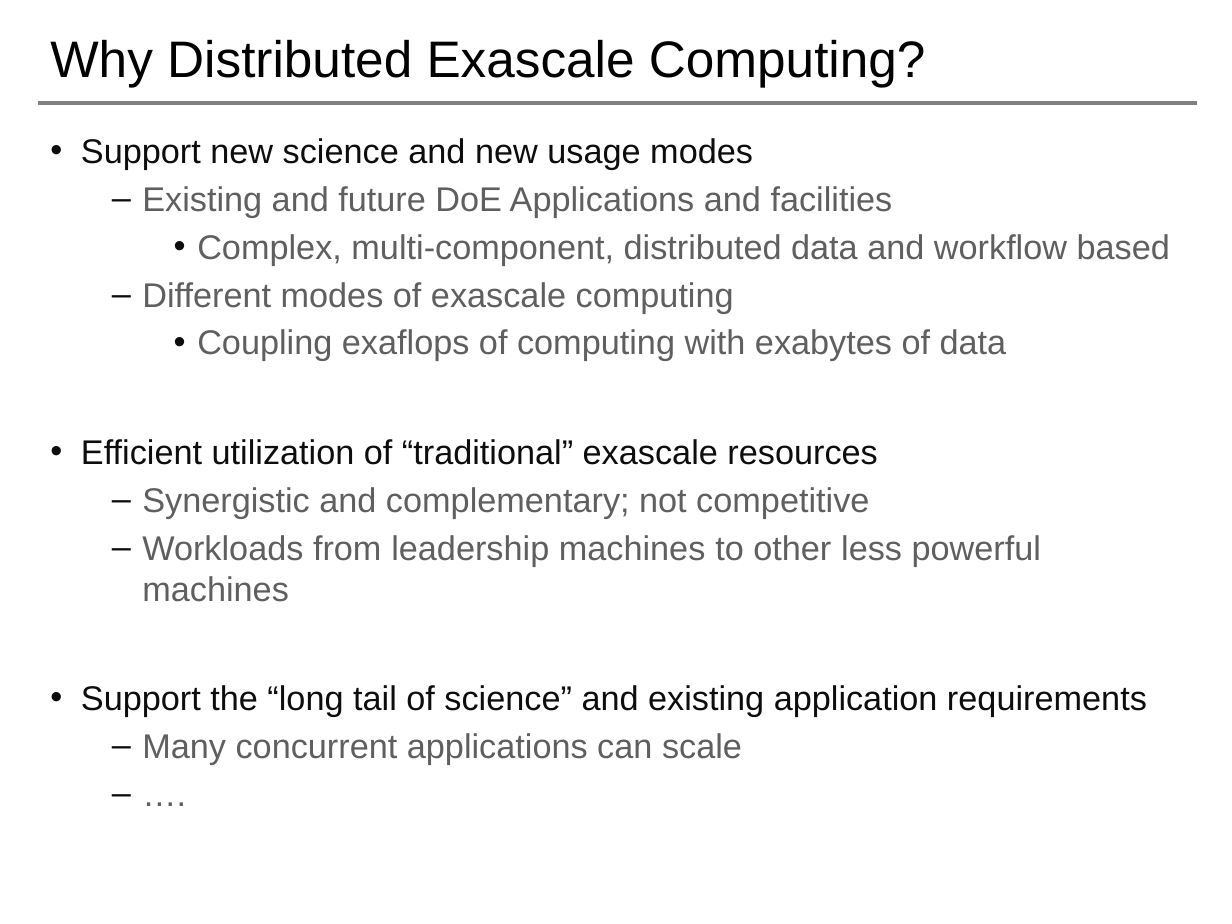
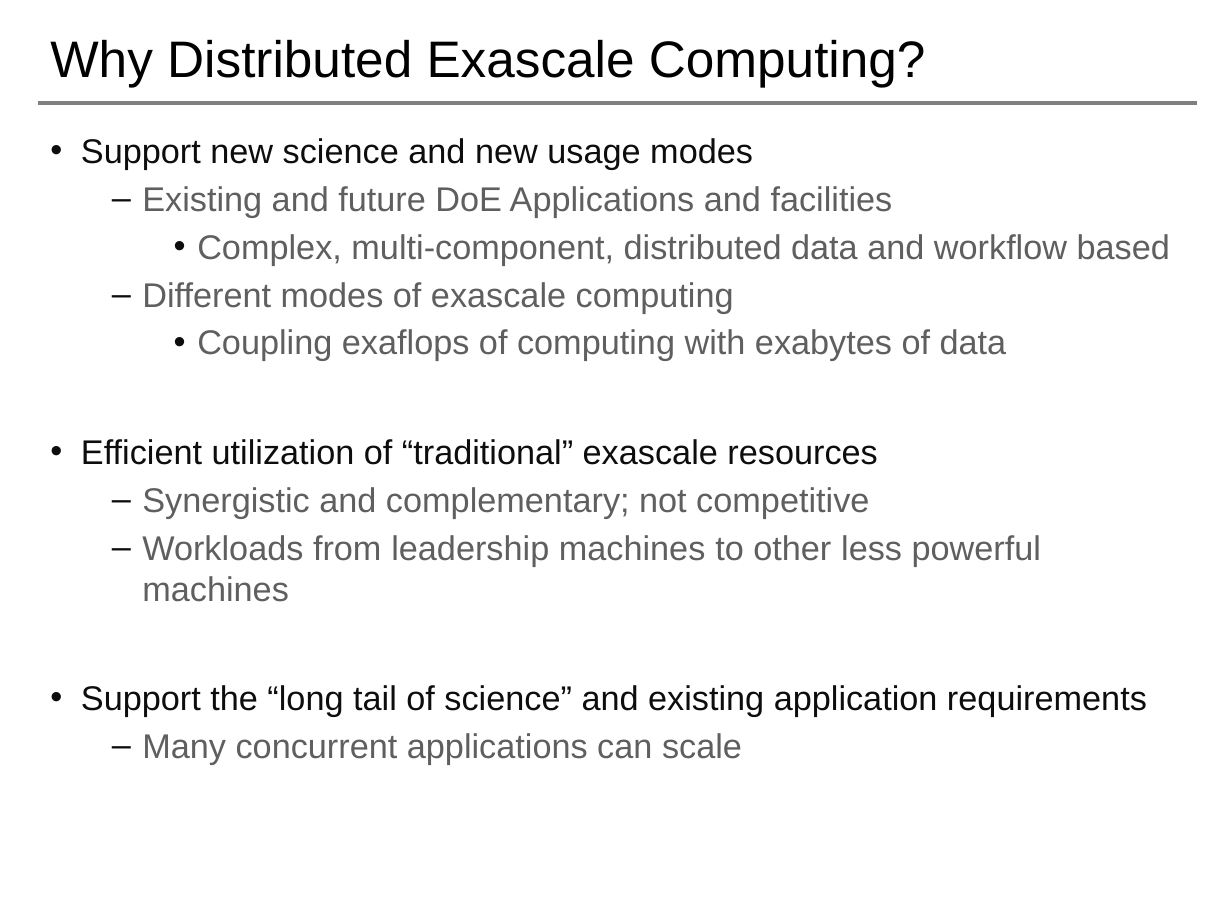
Before and after one commit to saga-project/NGMW, a slide deck: slide 3 of presentations/radical-modsim.pptx. Drawn at 1232x924 pixels with LibreOffice and Linux fonts; fonts in the diff are those of the drawing; background and template pictures are left out. Boxes give left, top, right and bottom in pixels: in the first picture for what was removed or moved away, otherwise in the second. Text is boxed around its words. In the diff, an @@ line names an element or a change of style, - is before the commit and + after.

```diff
--- a/presentations/radical-modsim.pptx
+++ b/presentations/radical-modsim.pptx
@@ text at <box>81,138,1170,765</box>: paragraph removed @@
-  – ….
```
Also in this commit, not shown: 1 other slide changed, 1 other file.
